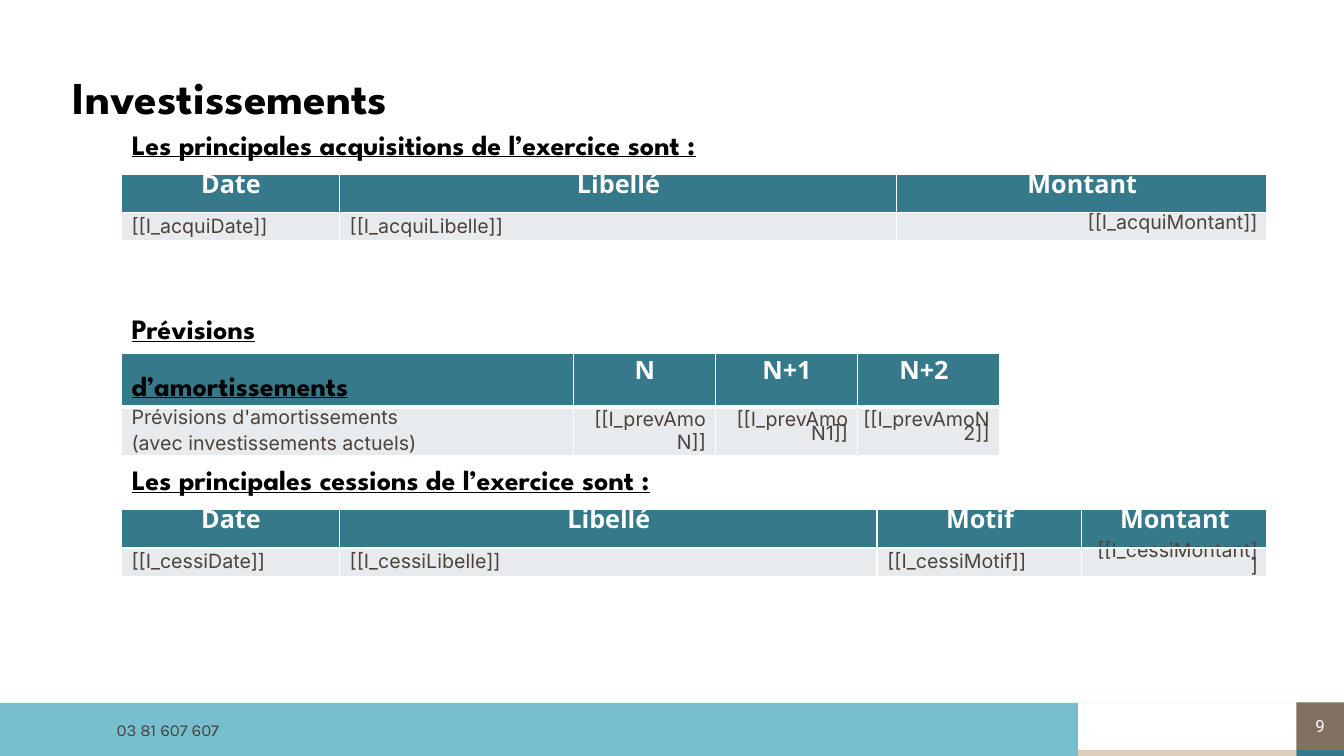
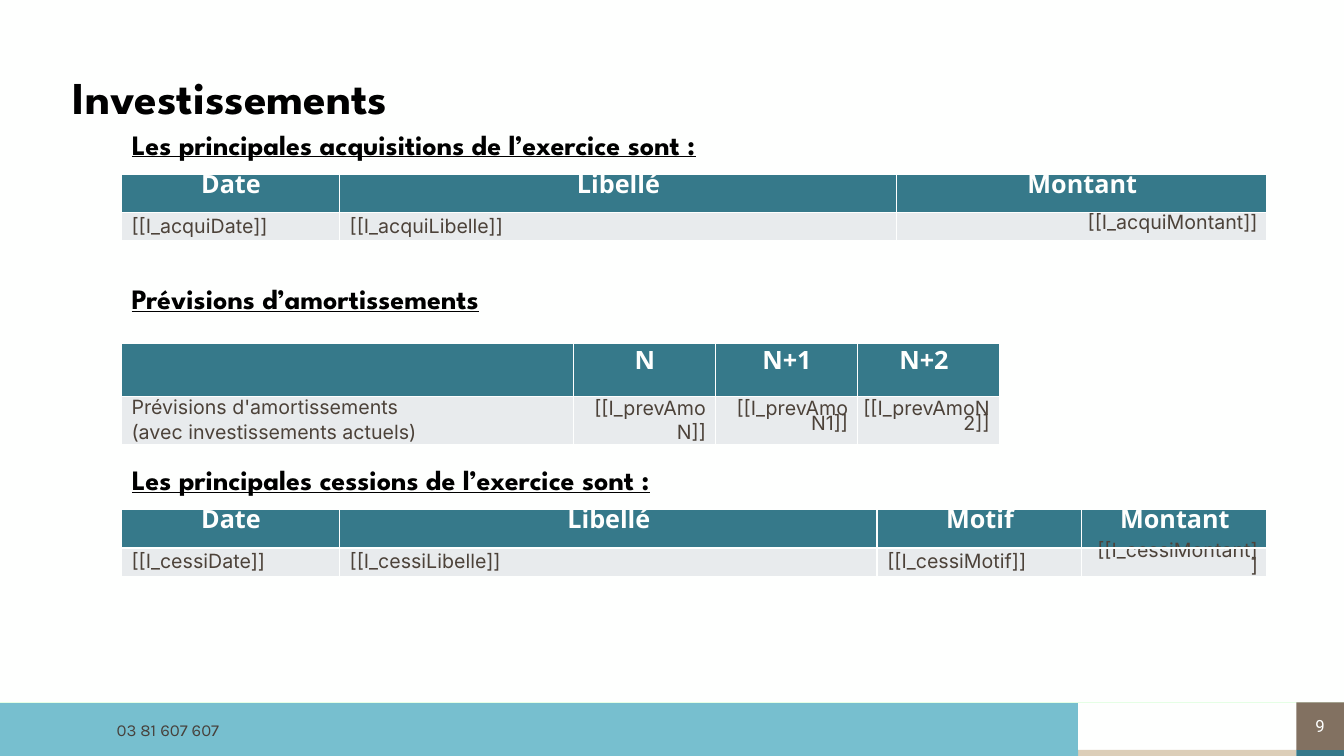
Before and after one commit to ldebouche/Projet1_lettre_fin_de_mission, a slide deck: slide 9 of backend/src/templates/modele_complet.pptm. Drawn at 1344x756 pixels with LibreOffice and Linux fonts; fonts in the diff are those of the drawing; background and template pictures are left out. Boxes give left, top, right and bottom in pixels: in the first picture for what was removed or moved away, otherwise in the second. Text is boxed around its words. In the diff, an @@ line names an element or a change of style, - is before the commit and + after.

```diff
--- a/backend/src/templates/modele_complet.pptm
+++ b/backend/src/templates/modele_complet.pptm
@@ table at (x1=121, y1=288, x2=999, y2=446) @@
+row 1: Prévisions d’amortissements |  |  | 
@@ table resized from (x1=121, y1=353, x2=999, y2=457) to (x1=121, y1=288, x2=999, y2=446) @@
@@ text removed at (x1=132, y1=320, x2=398, y2=424) @@
-Prévisions d’amortissements
```
Also in this commit, not shown: 1 other slide changed, 28 other files.
